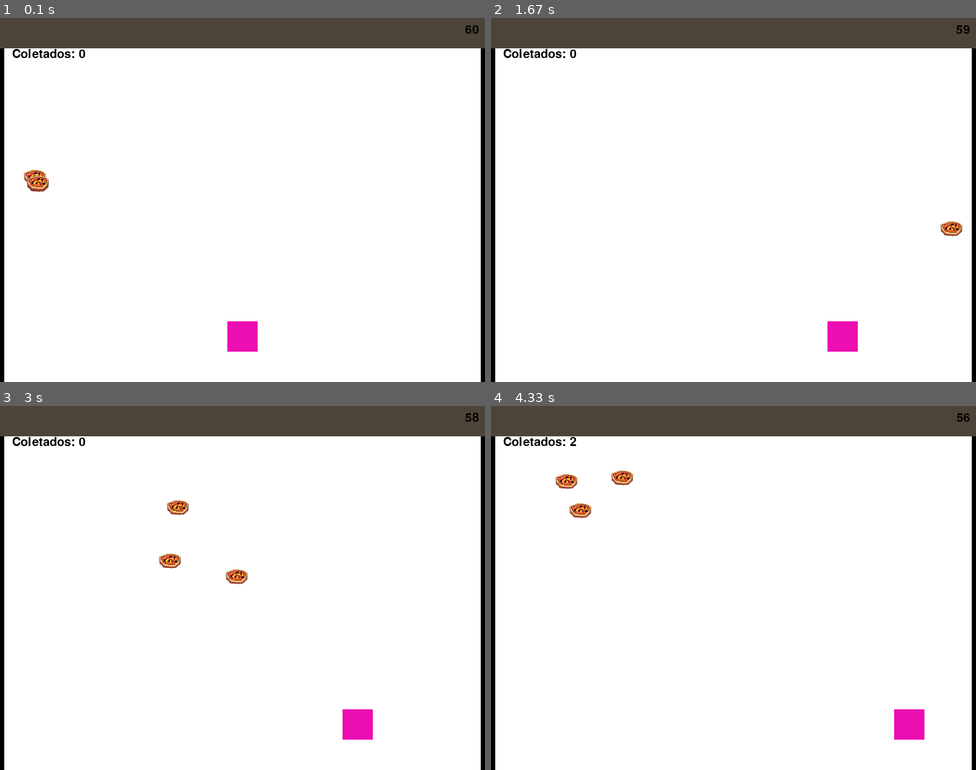
Above: before the commit, frames 1-4 (two rows, left to right).
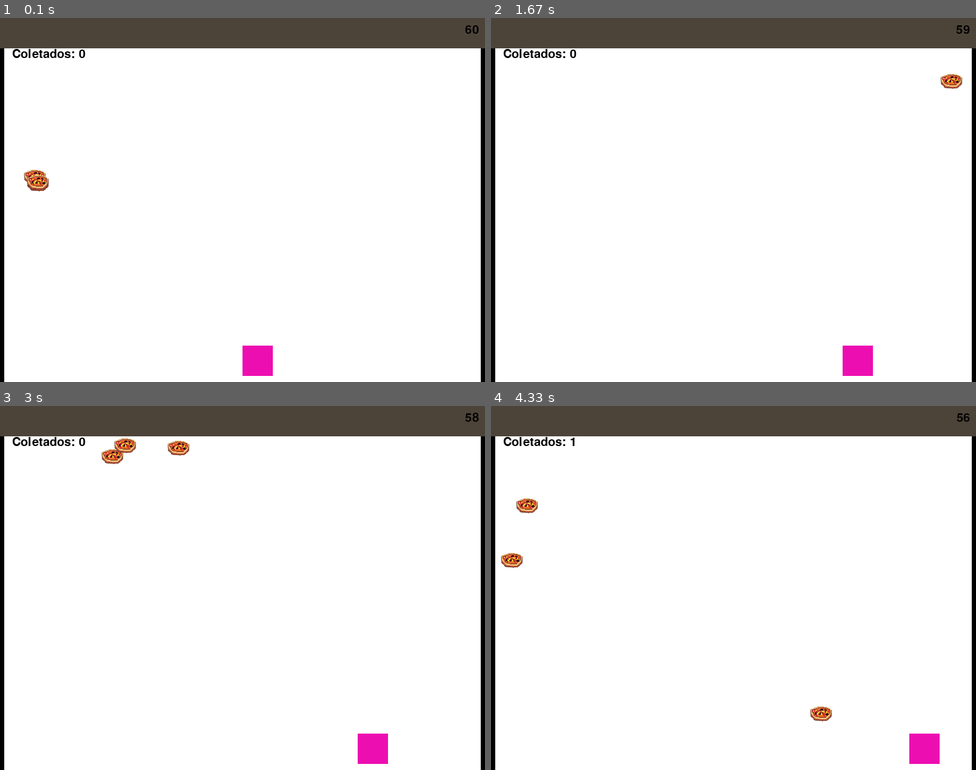
Above: after the commit, the same moments.

Repository: WesleyGCO/Pizza-Panic
Game: pygame game, started from src/main.py
The game is run twice, just before and just after one commit, with the same random seed, the same clock (stepped at 60 frames per second) and the same inputs.
Inputs:
- Up to frame 1 (0.1 s): no input
- Up to frame 2 (1.67 s): hold Right 0.33-0.8 s; hold Right 0.83-1.3 s; hold Left from 1.33 s (still down)
- Up to frame 3 (3 s): release Left at 1.87 s; hold Left 1.9-2.3 s; hold Right 2.33-2.97 s
- Up to frame 4 (4.33 s): hold Left 3-3.47 s; hold Right 3.5-3.97 s; hold Right from 4 s (still down)

The runs differ from the first frame. In frame 1, 1.1% of the frame differs, in the area x 5-57%, y 43-99%; in frame 2, 1.2%; in frame 3, 1.9%; in frame 4, 1.9%, in the area x 2-93%, y 8-99%.

Commit message:
Ajuste para deixar o personagem responsivo na proporção da tela

Diff:
--- a/src/entities/Jogo.py
+++ b/src/entities/Jogo.py
@@ -30,7 +30,9 @@
 
         self.fonte = pygame.font.Font(None, 30)
 
-        self.personagem = Personagem(cor=(237, 14, 178), tamanho_x=50, tamanho_y=50, velocidade=5, posicao_x=375, posicao_y=500)
+        self.personagem_posicao_x_ratio = 0.5
+        self.personagem_posicao_y_ratio = 0.9
+        self.personagem = Personagem(cor=(237, 14, 178), tamanho_x=50, tamanho_y=50, velocidade=5, posicao_x_ratio=self.personagem_posicao_x_ratio, posicao_y_ratio=self.personagem_posicao_y_ratio)
 
         self.imagem_item_ruim = pygame.image.load("assets/Imagens/pizza.png")
         self.itens_ruins = [self.gerenciamentoItens_servico.criar_item() for _ in range(3)]
@@ -95,7 +97,7 @@
         self.tempo_inicial = 60
 
         # Seta o valor da gravidade
-        self.gravidade = 0.25
+        self.gravidade = 0.20
 
         # Seta o clock
         self.relogio = pygame.time.Clock()
--- a/src/entities/Personagem.py
+++ b/src/entities/Personagem.py
@@ -8,9 +8,11 @@
 SCREEN_HEIGHT = 600
 
 class Personagem(Vetor):
-    def __init__(self, cor, tamanho_x, tamanho_y, velocidade, posicao_x, posicao_y):
-        super().__init_Personagem__(cor, tamanho_x, tamanho_y, velocidade, posicao_x, posicao_y)
+    def __init__(self, cor, tamanho_x, tamanho_y, velocidade, posicao_x_ratio, posicao_y_ratio):
+        super().__init_Personagem__(cor, tamanho_x, tamanho_y, velocidade, int(posicao_x_ratio * 800), int(posicao_y_ratio * 600))
         self.itens_coletados = 0
+        self.posicao_x_ratio = posicao_x_ratio
+        self.posicao_y_ratio = posicao_y_ratio
 
     def desenhar(self, screen):
         pygame.draw.rect(screen, self.cor, (self.posicao_x, self.posicao_y, self.tamanho_x, self.tamanho_y))
